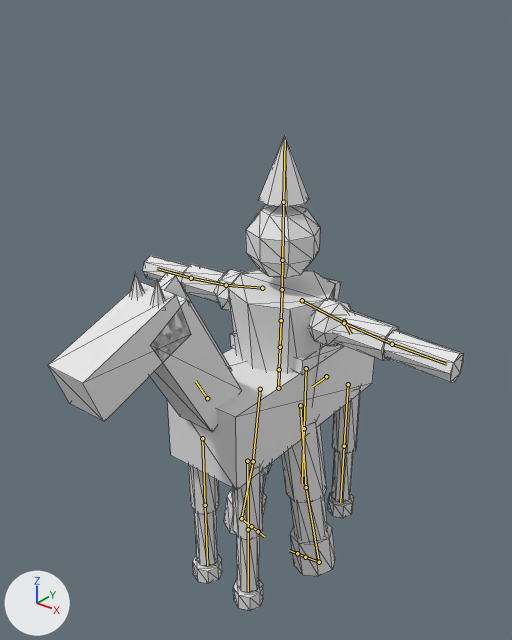
Two versions of the glTF model public/models/cavalo_rpg.glb, one commit apart.
One viewpoint serves both versions: a 50 mm lens placed at (0.717, -0.974, 1.126), pointed at (-0.016, -0.058, 0.558). Every picture has the same lights, and +X, +Y and +Z are marked at lower left. The older version comes first. The bones that change, and the others that lie on the model, are drawn over the model as lines. Mesh edges are drawn as thin lines.

Objects in the first picture: 'Peca_n'.
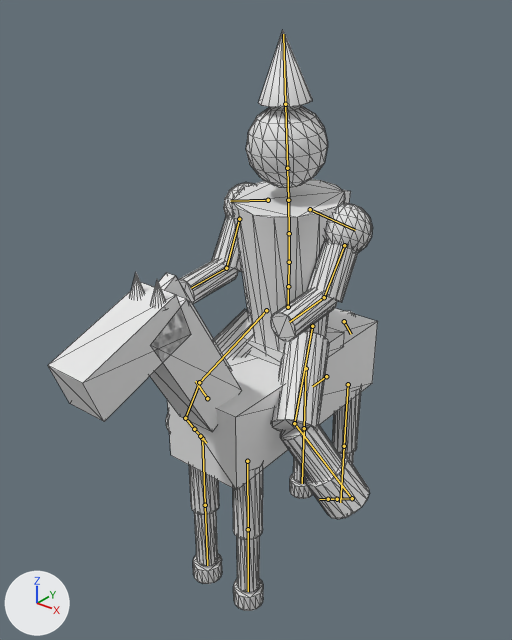
The newer file adds an action. The first version stands in its rest pose; the second is drawn at frame 40 of the action 'Comemorar'.

Boxes [x1, y1, x2, y2] around the edits, measured in the pictures (512 x 640 px):
```json
{"object": "Peca_n", "change": "posed", "before": [48, 136, 464, 611], "after": [48, 30, 378, 611], "on screen": "21% narrower, 22% taller"}
{"bone": "mixamorig:Hips", "before": "(278, 388) to (279, 369)", "after": "(288, 307) to (288, 287)"}
{"bone": "mixamorig:LeftUpLeg", "before": "(300, 405) to (306, 487)", "after": "(312, 326) to (294, 423)"}
{"bone": "mixamorig:LeftLeg", "before": "(306, 487) to (319, 562)", "after": "(294, 423) to (352, 498)"}
{"bone": "mixamorig:RightUpLeg", "before": "(260, 389) to (253, 461)", "after": "(266, 310) to (199, 382)"}
{"bone": "mixamorig:RightLeg", "before": "(253, 461) to (241, 518)", "after": "(199, 382) to (185, 418)"}
{"bone": "mixamorig:Spine", "before": "(279, 369) to (280, 347)", "after": "(288, 286) to (289, 262)"}
{"bone": "mixamorig:Spine1", "before": "(280, 347) to (281, 320)", "after": "(289, 262) to (289, 233)"}
{"bone": "mixamorig:Spine2", "before": "(281, 320) to (282, 289)", "after": "(289, 233) to (288, 200)"}
{"bone": "mixamorig:LeftArm", "before": "(344, 323) to (392, 344)", "after": "(344, 245) to (324, 297)"}
{"bone": "mixamorig:LeftForeArm", "before": "(392, 344) to (446, 364)", "after": "(324, 297) to (289, 322)"}
{"bone": "mixamorig:RightArm", "before": "(226, 285) to (191, 278)", "after": "(239, 219) to (226, 268)"}
{"bone": "mixamorig:RightForeArm", "before": "(191, 278) to (157, 268)", "after": "(226, 268) to (191, 288)"}
```

The change, as JSON lines over the scene's bpy script:
```json
{"block": "bone_mixamorig_hips", "where": "bone_mixamorig_hips = bpy.data.objects['EsqueletoCavalo'].pose.bones['mixamorig:Hips']"}
{"op": "set", "path": "bone_mixamorig_hips.location", "old": "(0.0, 0.0, 0.0)", "new": "(0.0, 0.167, -0.025)"}
{"block": "bone_mixamorig_leftupleg", "where": "bone_mixamorig_leftupleg = bpy.data.objects['EsqueletoCavalo'].pose.bones['mixamorig:LeftUpLeg']  # child of 'mixamorig:Hips'"}
{"op": "set", "path": "bone_mixamorig_leftupleg.location", "old": "(0.0, 0.0, 0.0)", "new": "(-0.004, 0.002, 0.0)"}
{"op": "set", "path": "bone_mixamorig_leftupleg.rotation_quaternion", "old": "(1.0, 0.0, 0.0, 0.0)", "new": "(0.908, 0.372, 0.088, 0.169)", "note": "degrees (0, 0, 0) -> degrees (45, 2, 22)"}
{"block": "bone_mixamorig_leftleg", "where": "bone_mixamorig_leftleg = bpy.data.objects['EsqueletoCavalo'].pose.bones['mixamorig:LeftLeg']  # child of 'mixamorig:LeftUpLeg'"}
{"op": "set", "path": "bone_mixamorig_leftleg.rotation_quaternion", "old": "(1.0, 0.0, 0.0, 0.0)", "new": "(0.866, -0.499, 0.023, 0.0)", "note": "degrees (0, 0, 0) -> degrees (-60, 2, -1)"}
{"block": "bone_mixamorig_rightupleg", "where": "bone_mixamorig_rightupleg = bpy.data.objects['EsqueletoCavalo'].pose.bones['mixamorig:RightUpLeg']  # child of 'mixamorig:Hips'"}
{"op": "set", "path": "bone_mixamorig_rightupleg.location", "old": "(0.0, 0.0, 0.0)", "new": "(0.004, 0.002, 0.0)"}
{"op": "set", "path": "bone_mixamorig_rightupleg.rotation_quaternion", "old": "(1.0, 0.0, 0.0, 0.0)", "new": "(0.908, 0.372, -0.088, -0.169)", "note": "degrees (0, 0, 0) -> degrees (45, -2, -22)"}
{"block": "bone_mixamorig_rightleg", "where": "bone_mixamorig_rightleg = bpy.data.objects['EsqueletoCavalo'].pose.bones['mixamorig:RightLeg']  # child of 'mixamorig:RightUpLeg'"}
{"op": "set", "path": "bone_mixamorig_rightleg.rotation_quaternion", "old": "(1.0, 0.0, 0.0, 0.0)", "new": "(0.866, -0.499, -0.023, 0.0)", "note": "degrees (0, 0, 0) -> degrees (-60, -2, 1)"}
{"block": "bone_mixamorig_spine", "where": "bone_mixamorig_spine = bpy.data.objects['EsqueletoCavalo'].pose.bones['mixamorig:Spine']  # child of 'mixamorig:Hips'"}
{"op": "set", "path": "bone_mixamorig_spine.rotation_quaternion", "old": "(1.0, 0.0, 0.0, 0.0)", "new": "(1.0, 0.015, 0.0, 0.0)", "note": "degrees (0, 0, 0) -> degrees (2, 0, 0)"}
{"block": "bone_mixamorig_spine1", "where": "bone_mixamorig_spine1 = bpy.data.objects['EsqueletoCavalo'].pose.bones['mixamorig:Spine1']  # child of 'mixamorig:Spine'"}
{"op": "set", "path": "bone_mixamorig_spine1.rotation_quaternion", "old": "(1.0, 0.0, 0.0, 0.0)", "new": "(1.0, 0.015, 0.0, 0.0)", "note": "degrees (0, 0, 0) -> degrees (2, 0, 0)"}
{"block": "bone_mixamorig_spine2", "where": "bone_mixamorig_spine2 = bpy.data.objects['EsqueletoCavalo'].pose.bones['mixamorig:Spine2']  # child of 'mixamorig:Spine1'"}
{"op": "set", "path": "bone_mixamorig_spine2.rotation_quaternion", "old": "(1.0, 0.0, 0.0, 0.0)", "new": "(1.0, 0.015, 0.0, 0.0)", "note": "degrees (0, 0, 0) -> degrees (2, 0, 0)"}
{"block": "bone_mixamorig_leftarm", "where": "bone_mixamorig_leftarm = bpy.data.objects['EsqueletoCavalo'].pose.bones['mixamorig:LeftArm']  # child of 'mixamorig:LeftShoulder'"}
{"op": "set", "path": "bone_mixamorig_leftarm.location", "old": "(0.0, 0.0, 0.0)", "new": "(0.001, -0.017, 0.035)"}
{"op": "set", "path": "bone_mixamorig_leftarm.rotation_quaternion", "old": "(1.0, 0.0, 0.0, 0.0)", "new": "(0.686, 0.668, -0.194, 0.214)", "note": "degrees (0, 0, 0) -> degrees (88, -34, 2)"}
{"block": "bone_mixamorig_leftforearm", "where": "bone_mixamorig_leftforearm = bpy.data.objects['EsqueletoCavalo'].pose.bones['mixamorig:LeftForeArm']  # child of 'mixamorig:LeftArm'"}
{"op": "set", "path": "bone_mixamorig_leftforearm.rotation_quaternion", "old": "(1.0, 0.0, 0.0, 0.0)", "new": "(0.887, 0.011, 0.002, 0.462)", "note": "degrees (0, 0, 0) -> degrees (1, 0, 55)"}
{"block": "bone_mixamorig_rightarm", "where": "bone_mixamorig_rightarm = bpy.data.objects['EsqueletoCavalo'].pose.bones['mixamorig:RightArm']  # child of 'mixamorig:RightShoulder'"}
{"op": "set", "path": "bone_mixamorig_rightarm.location", "old": "(0.0, 0.0, 0.0)", "new": "(-0.001, -0.017, 0.035)"}
{"op": "set", "path": "bone_mixamorig_rightarm.rotation_quaternion", "old": "(1.0, 0.0, 0.0, 0.0)", "new": "(0.686, 0.668, 0.193, -0.214)", "note": "degrees (0, 0, 0) -> degrees (88, 33, -2)"}
{"block": "bone_mixamorig_rightforearm", "where": "bone_mixamorig_rightforearm = bpy.data.objects['EsqueletoCavalo'].pose.bones['mixamorig:RightForeArm']  # child of 'mixamorig:RightArm'"}
{"op": "set", "path": "bone_mixamorig_rightforearm.rotation_quaternion", "old": "(1.0, 0.0, 0.0, 0.0)", "new": "(0.887, 0.011, -0.002, -0.462)", "note": "degrees (0, 0, 0) -> degrees (1, 0, -55)"}
```
